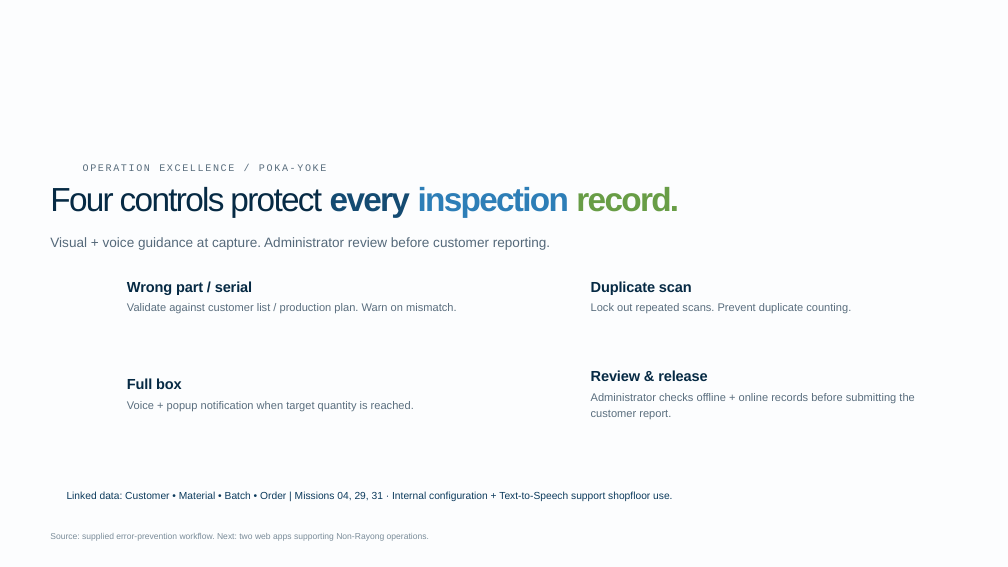
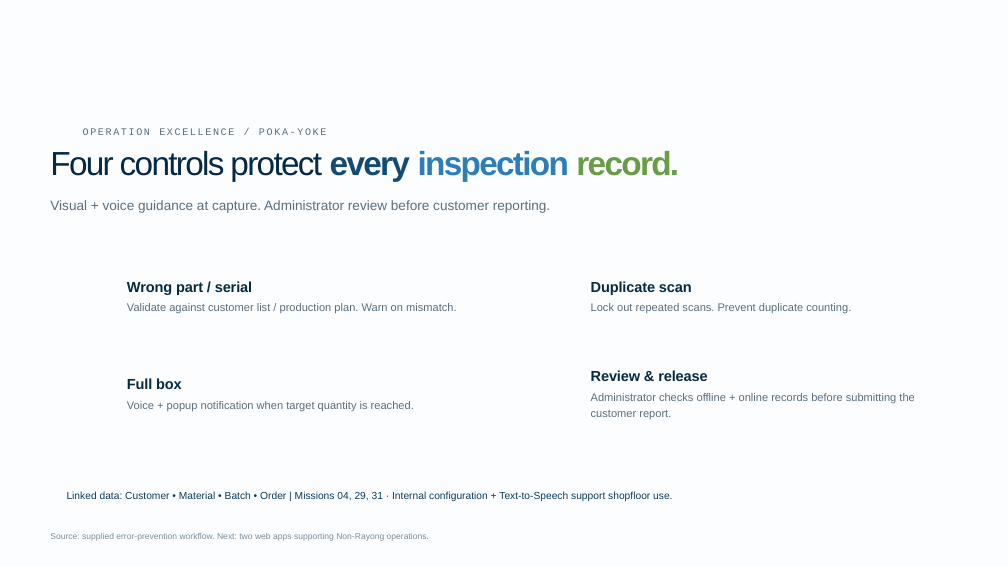
Before and after one commit to nutdanais/trigo-manpower-board, a slide deck: slide 11 of design/intro-deck/Non-Rayong-Overview-2026.pptx. Drawn at 1008x567 pixels with LibreOffice and Linux fonts; fonts in the diff are those of the drawing; background and template pictures are left out. Boxes give left, top, right and bottom in pixels: in the first picture for what was removed or moved away, otherwise in the second. Text is boxed around its words. In the diff, an @@ line names an element or a change of style, - is before the commit and + after.

```diff
--- a/design/intro-deck/Non-Rayong-Overview-2026.pptx
+++ b/design/intro-deck/Non-Rayong-Overview-2026.pptx
@@ text "Four controls protect every inspection ...": place and size @@
-text "Four controls protect every inspection ..." at [50,187,679,218]
+text "Four controls protect every inspection ..." at [50,151,679,181]
@@ text "OPERATION EXCELLENCE / POKA-YOKE": place and size @@
-text "OPERATION EXCELLENCE / POKA-YOKE" at [83,164,326,171]
+text "OPERATION EXCELLENCE / POKA-YOKE" at [83,128,326,135]
@@ text "Visual + voice guidance at ...": place and size @@
-text "Visual + voice guidance at ..." at [50,237,550,250]
+text "Visual + voice guidance at ..." at [50,200,550,213]
@@ text "Visual + voice guidance at ..." at [50,200,550,213]: text colour #55697A to #5A6E7E @@
```
Also in this commit, not shown: 10 other slides changed, 5 other files.
